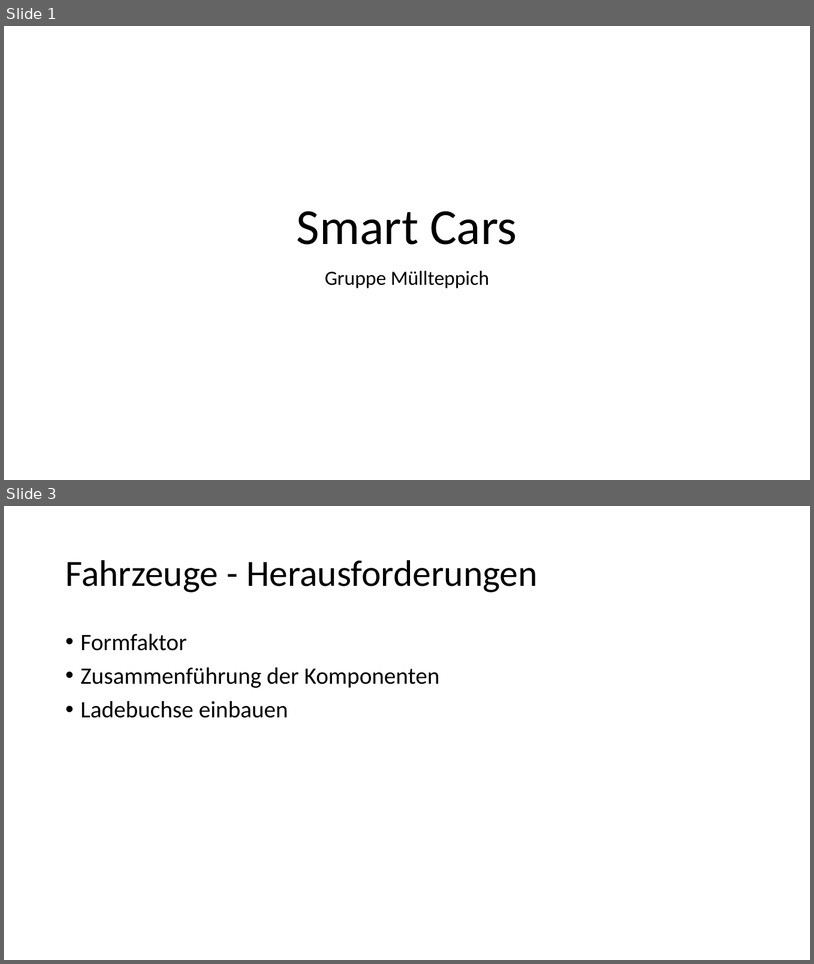
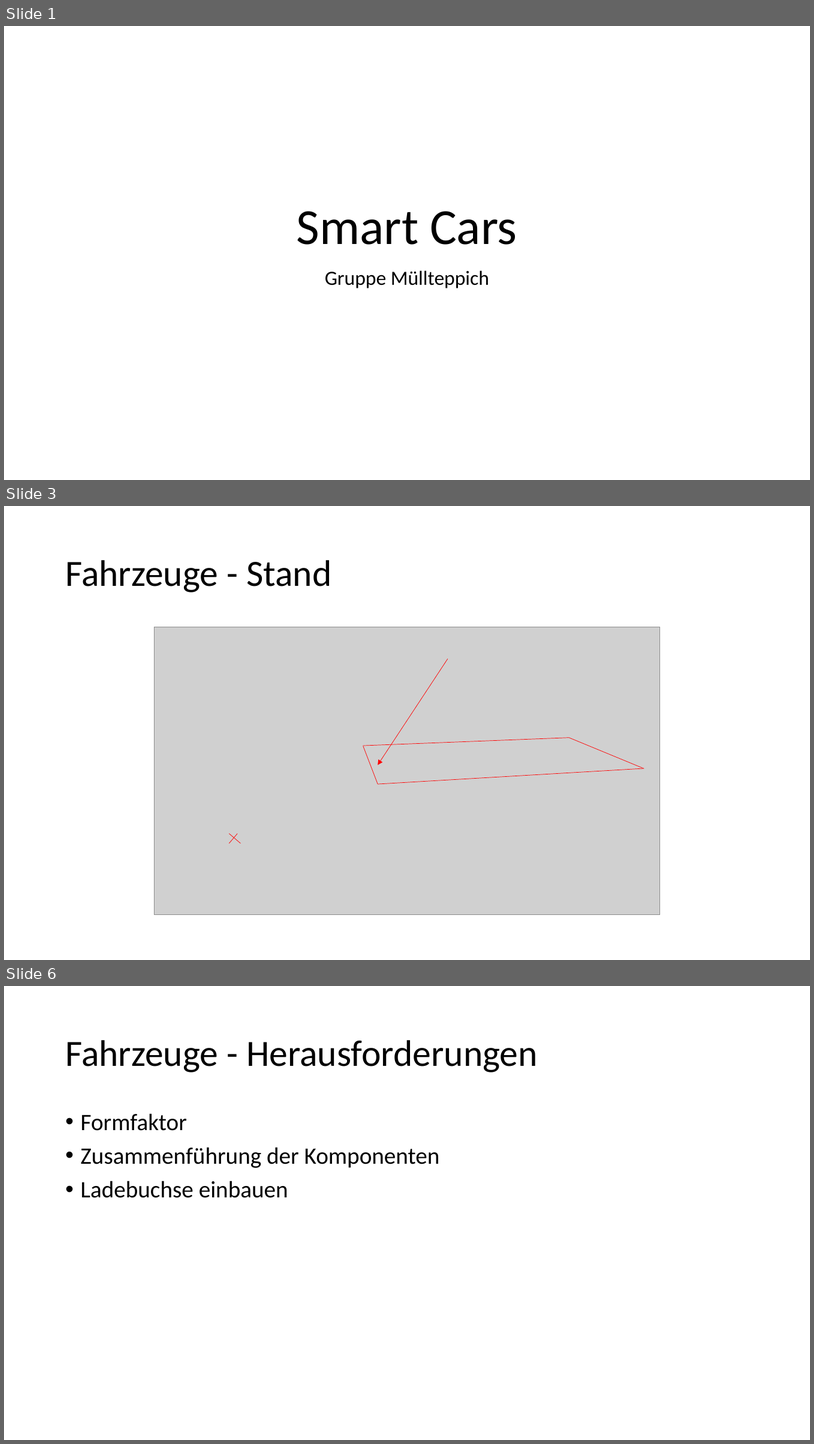
Before and after one commit to simonhauck/M-AI-SmartCars, a slide deck: workshops/2019_10_23/Präsentation 23_10_2019.pptx. Shown one above the other, each under a label of ours: slides 1 and 3 before the commit, slides 1, 3 and 6 after it; the slides between them are not shown. The pictures are 814x964 and 814x1444 pixels, drawn with LibreOffice and Linux fonts; fonts in the diff are those of the drawing; grey boxes stand for pictures; background and template pictures are left out. Boxes give left, top, right and bottom in pixels: in the first picture for what was removed or moved away, otherwise in the second. Text is boxed around its words. In the diff, an @@ line names an element or a change of style, - is before the commit and + after.

Commit message:
car fastening, slides and screenshots

```diff
--- a/workshops/2019_10_23/Präsentation 23_10_2019.pptx
+++ b/workshops/2019_10_23/Präsentation 23_10_2019.pptx
@@ slide 3 added at bbox=[4, 506, 810, 960], background picture (left out) @@
@@ title added at bbox=[65, 560, 332, 592], 44 pt, text #000000 @@
+Fahrzeuge - Stand
@@ picture added at bbox=[154, 627, 660, 915] @@
@@ arrow added from (448, 658) to (378, 765), #FF0000 0.5 pt @@
@@ line added from (363, 745) to (570, 738), #FF0000 0.5 pt @@
@@ line added from (645, 769) to (570, 738), #FF0000 0.5 pt @@
@@ line added from (363, 745) to (378, 784), #FF0000 0.5 pt @@
@@ line added from (378, 784) to (644, 769), #FF0000 0.5 pt @@
@@ line added from (229, 833) to (240, 843), #FF0000 0.5 pt @@
@@ line added from (229, 843) to (237, 833), #FF0000 0.5 pt @@
@@ what was slide 3 is now slide 6 @@
```
Also in this commit, not shown: 1 slide changed, 2 other slides added, 6 other files.
